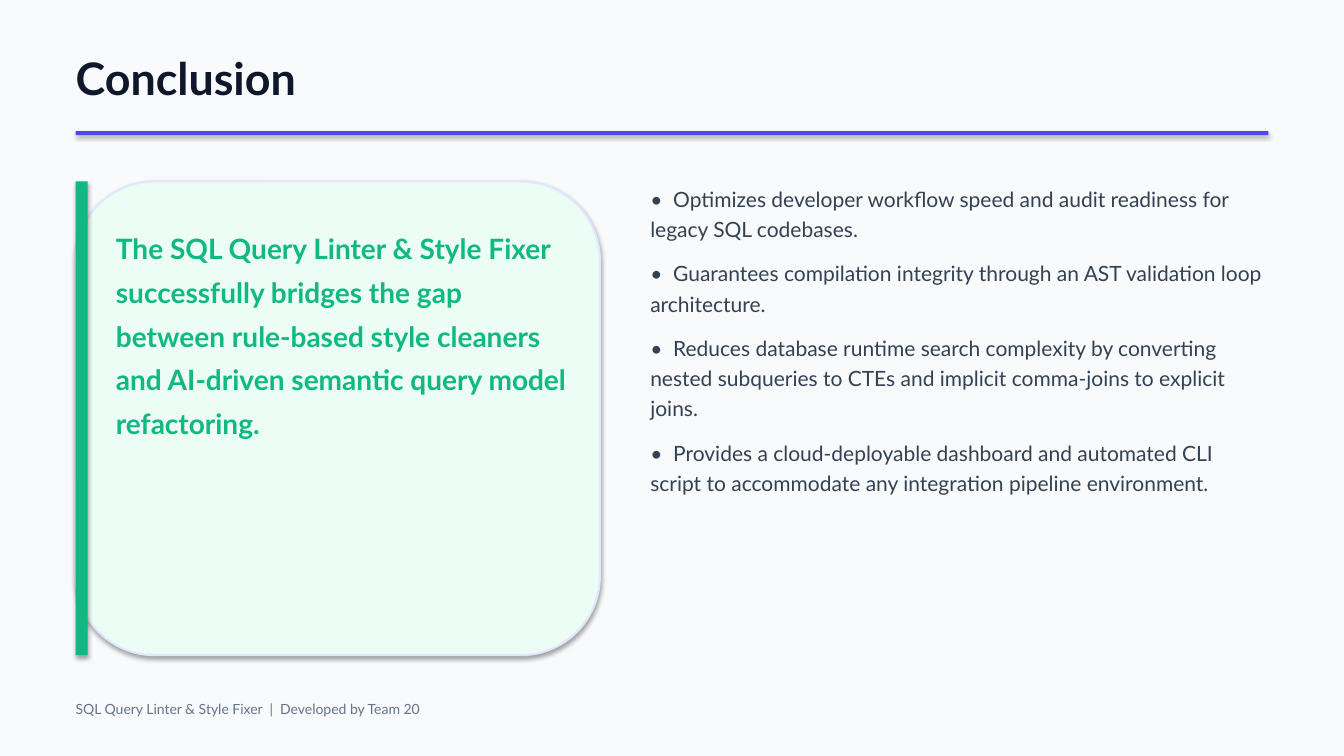
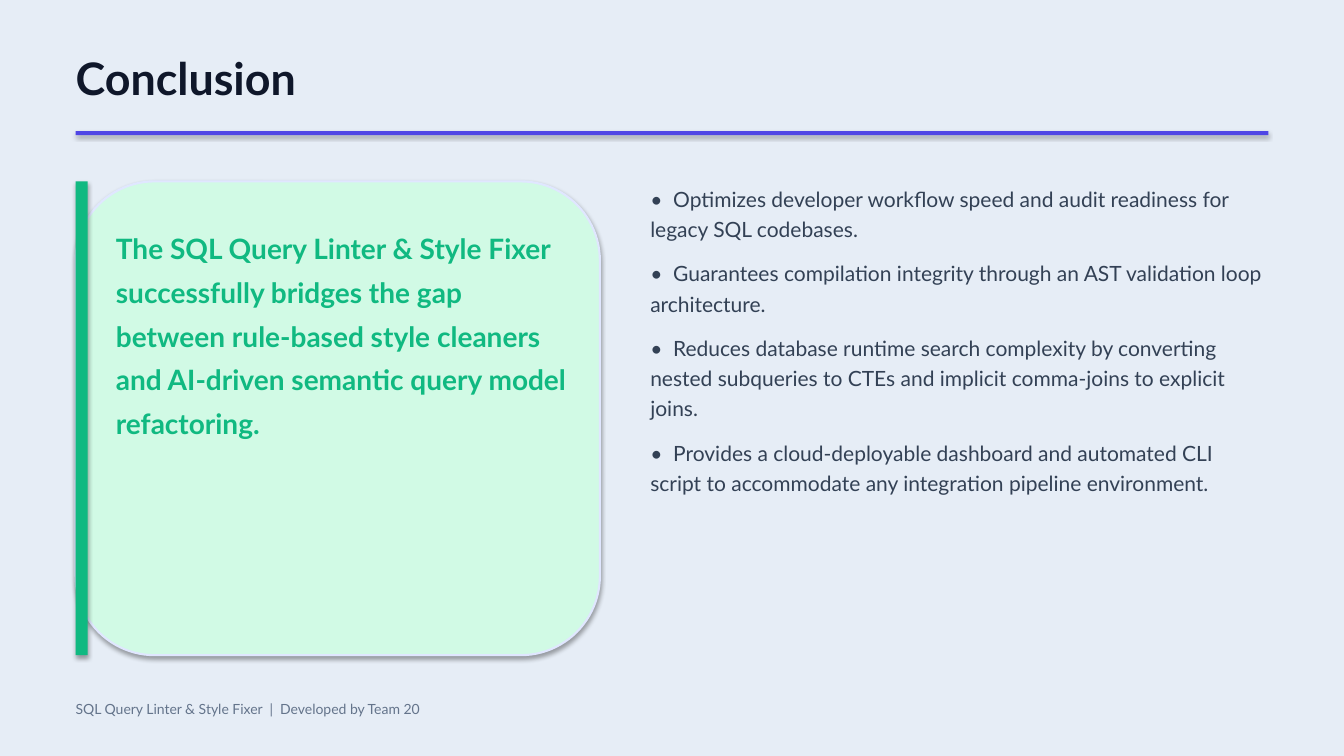
Before and after one commit to bharathpyla/sql-query-linter-style-fixer, a slide deck: slide 8 of Presentation.pptx. Drawn at 1344x756 pixels with LibreOffice and Linux fonts; fonts in the diff are those of the drawing. Boxes give left, top, right and bottom in pixels: in the first picture for what was removed or moved away, otherwise in the second. Text is boxed around its words. In the diff, an @@ line names an element or a change of style, - is before the commit and + after.

Commit message:
Update presentation Presentation.pptx with modern sky blue canvas theme

```diff
--- a/Presentation.pptx
+++ b/Presentation.pptx
@@ background #F8FAFC to #E6EDF6 @@
@@ rounded rectangle at (x1=76, y1=181, x2=600, y2=655): fill #ECFDF5 to #D1FAE5 @@
```
Also in this commit, not shown: 7 other slides changed.
